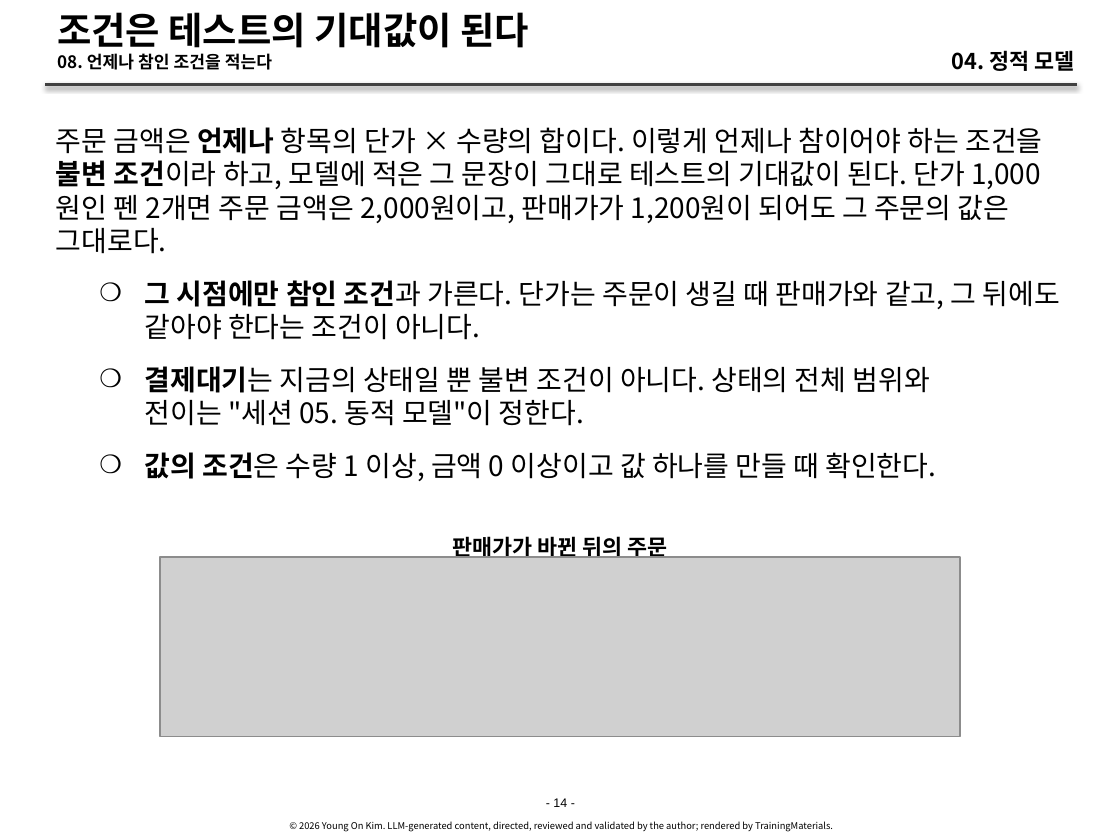
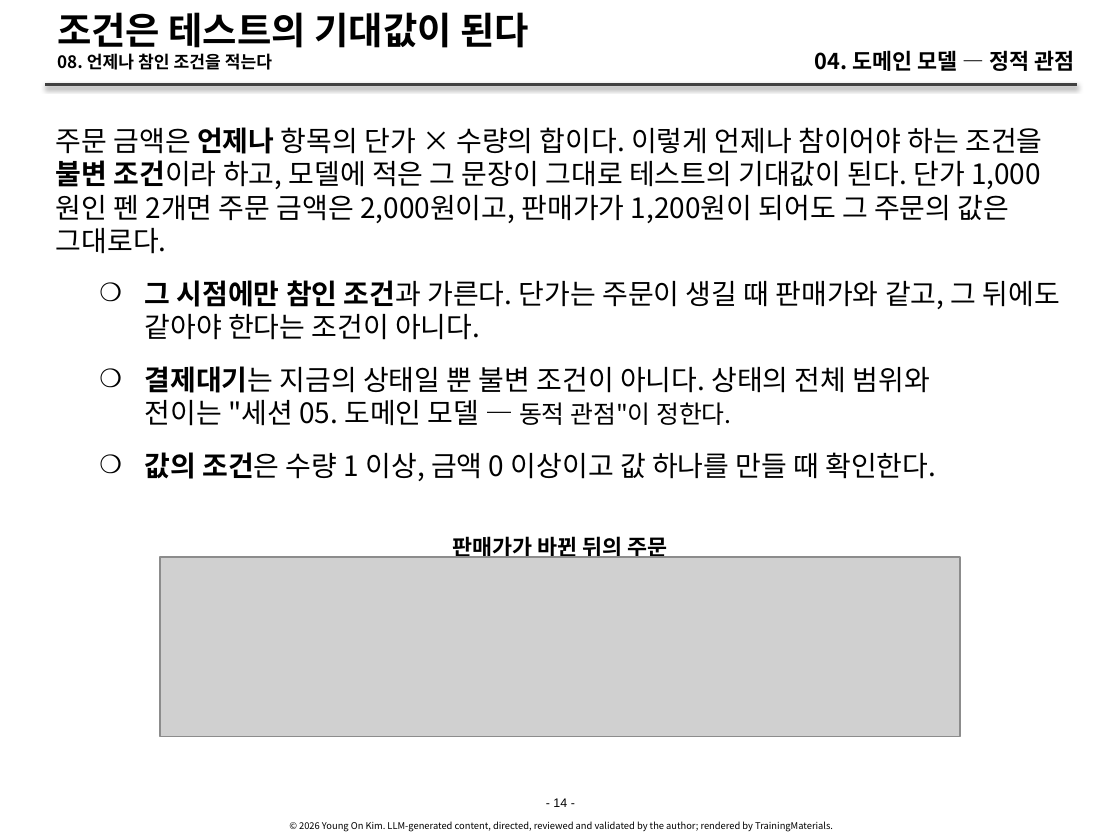
Before and after one commit to YoungSan77/TrainingMaterials, a slide deck: slide 14 of courses/ai-native/sessions/s04.pptx. Drawn at 1120x840 pixels with LibreOffice and Linux fonts; fonts in the diff are those of the drawing; grey boxes stand for pictures. Boxes give left, top, right and bottom in pixels: in the first picture for what was removed or moved away, otherwise in the second. Text is boxed around its words. In the diff, an @@ line names an element or a change of style, - is before the commit and + after.

```diff
--- a/courses/ai-native/sessions/s04.pptx
+++ b/courses/ai-native/sessions/s04.pptx
@@ text at [815,50,1075,71]: text changed @@
-04. 정적 모델
+04. 도메인 모델 — 정적 관점
@@ text at [144,366,930,426]: text changed @@
-    ❍ 결제대기는 지금의 상태일 뿐 불변 조건이 아니다. 상태의 전체 범위와 전이는 "세션 05. 동적 모델"이 정한다.
+    ❍ 결제대기는 지금의 상태일 뿐 불변 조건이 아니다. 상태의 전체 범위와 전이는 "세션 05. 도메인 모델 — 동적 관점"이 정한다.
```
Also in this commit, not shown: 29 other slides changed, 23 other files.
